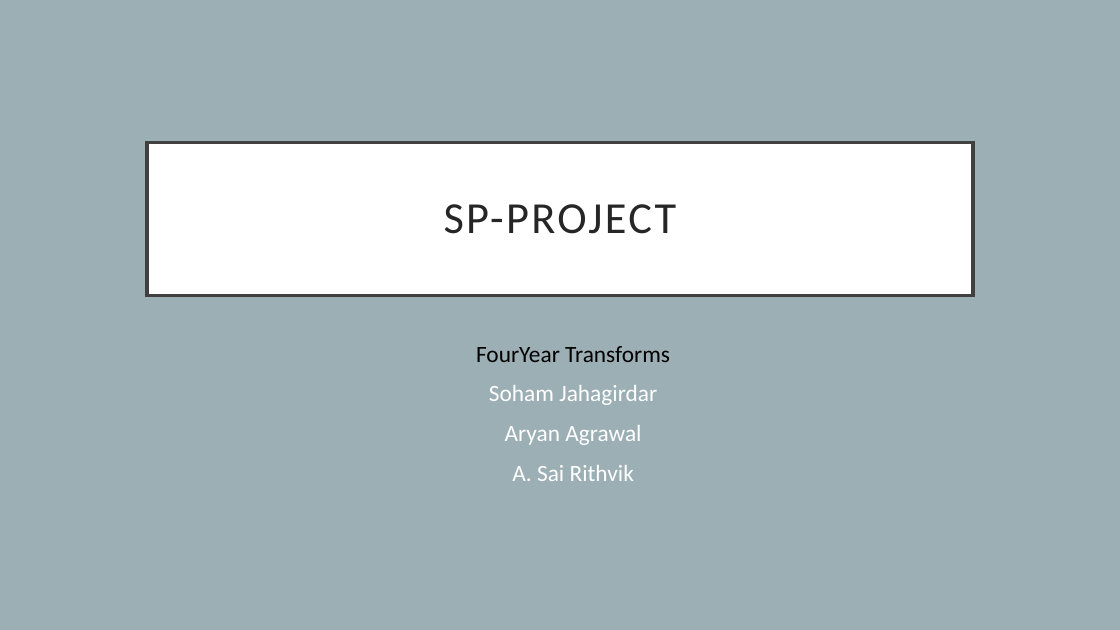
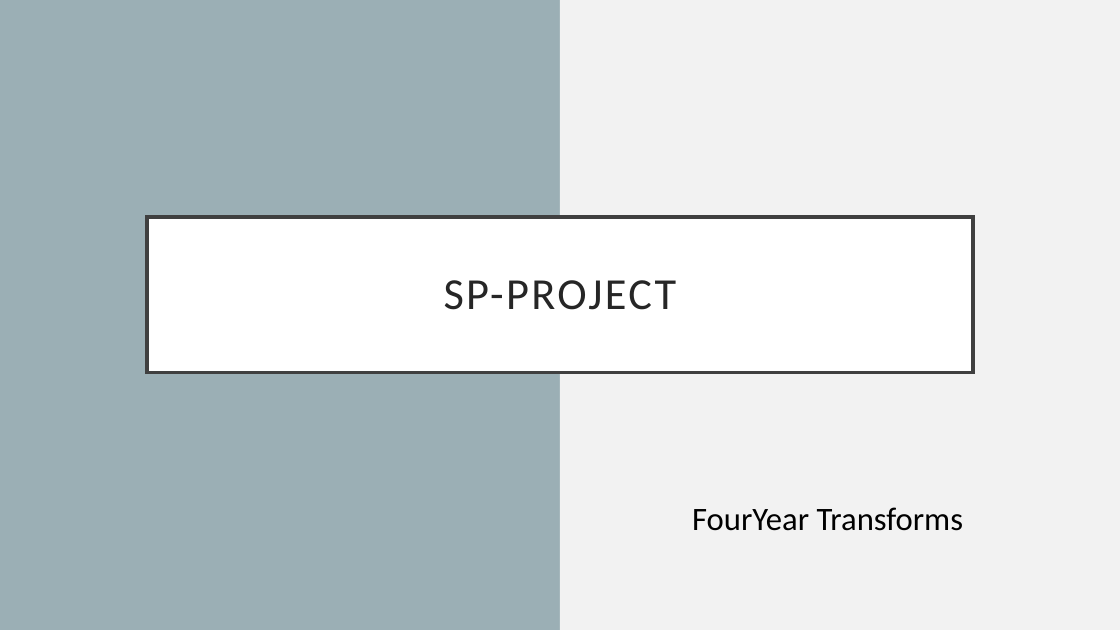
Before and after one commit to houleux/sp-project, a slide deck: slide 1 of SP ppt.pptx. Drawn at 1120x630 pixels with LibreOffice and Linux fonts; fonts in the diff are those of the drawing. Boxes give left, top, right and bottom in pixels: in the first picture for what was removed or moved away, otherwise in the second. Text is boxed around its words. In the diff, an @@ line names an element or a change of style, - is before the commit and + after.

```diff
--- a/SP ppt.pptx
+++ b/SP ppt.pptx
@@ rectangle added at (x1=560, y1=0, x2=1120, y2=630), fill #F2F2F2 @@
@@ title "SP-PROJECT" moved from (x1=147, y1=143, x2=973, y2=296) to (x1=147, y1=217, x2=973, y2=372) @@
@@ subtitle at (x1=489, y1=385, x2=657, y2=481): paragraphs removed @@
-Soham Jahagirdar
-Aryan Agrawal
-A. Sai Rithvik
@@ subtitle "FourYear Transforms" moved from (x1=476, y1=346, x2=670, y2=481) to (x1=692, y1=507, x2=963, y2=531) @@
@@ subtitle "FourYear Transforms" at (x1=692, y1=507, x2=963, y2=531): size 20 to 28 pt; alignment centre to right @@
```
Also in this commit, not shown: 1 other slide changed, 1 slide added, 1 other file.
